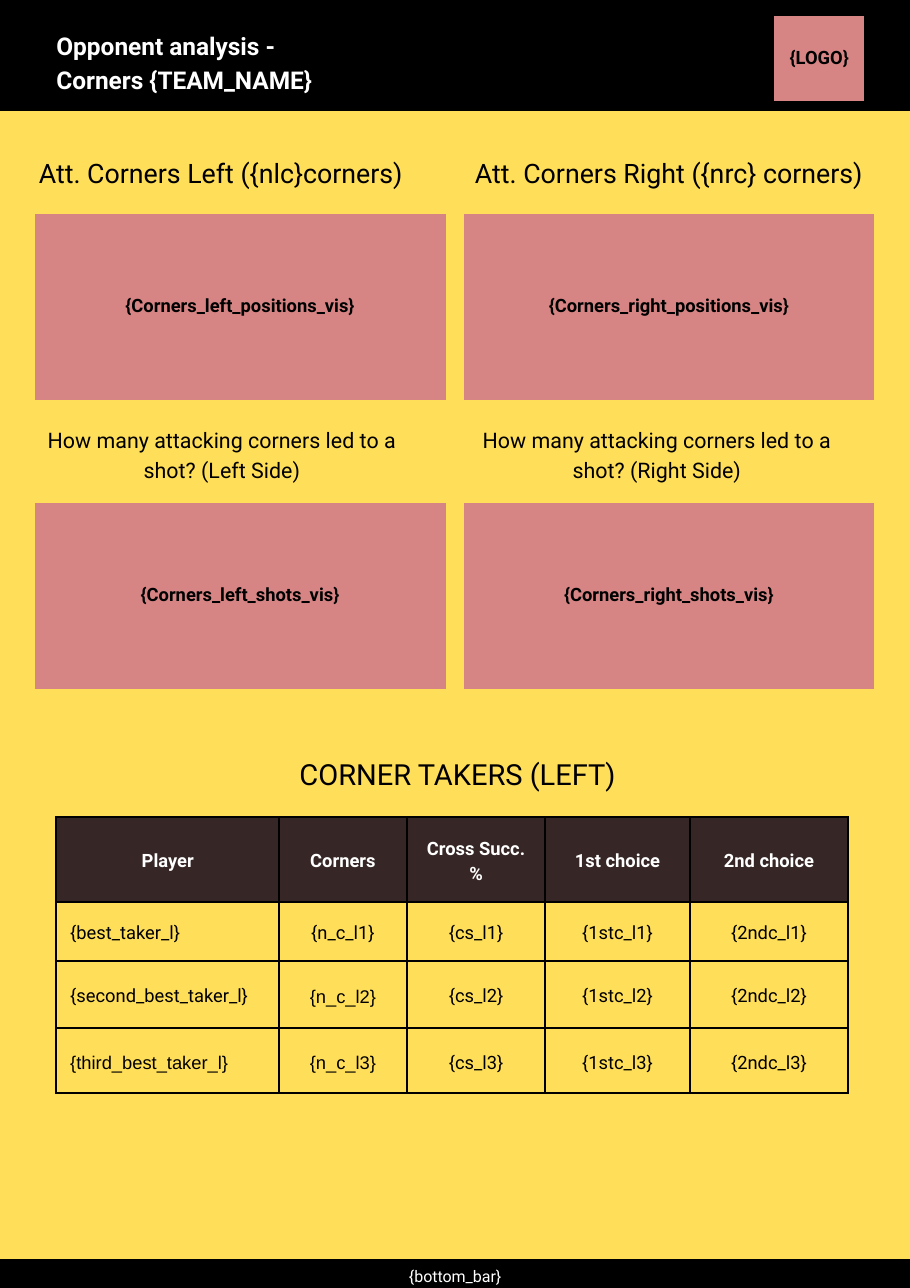
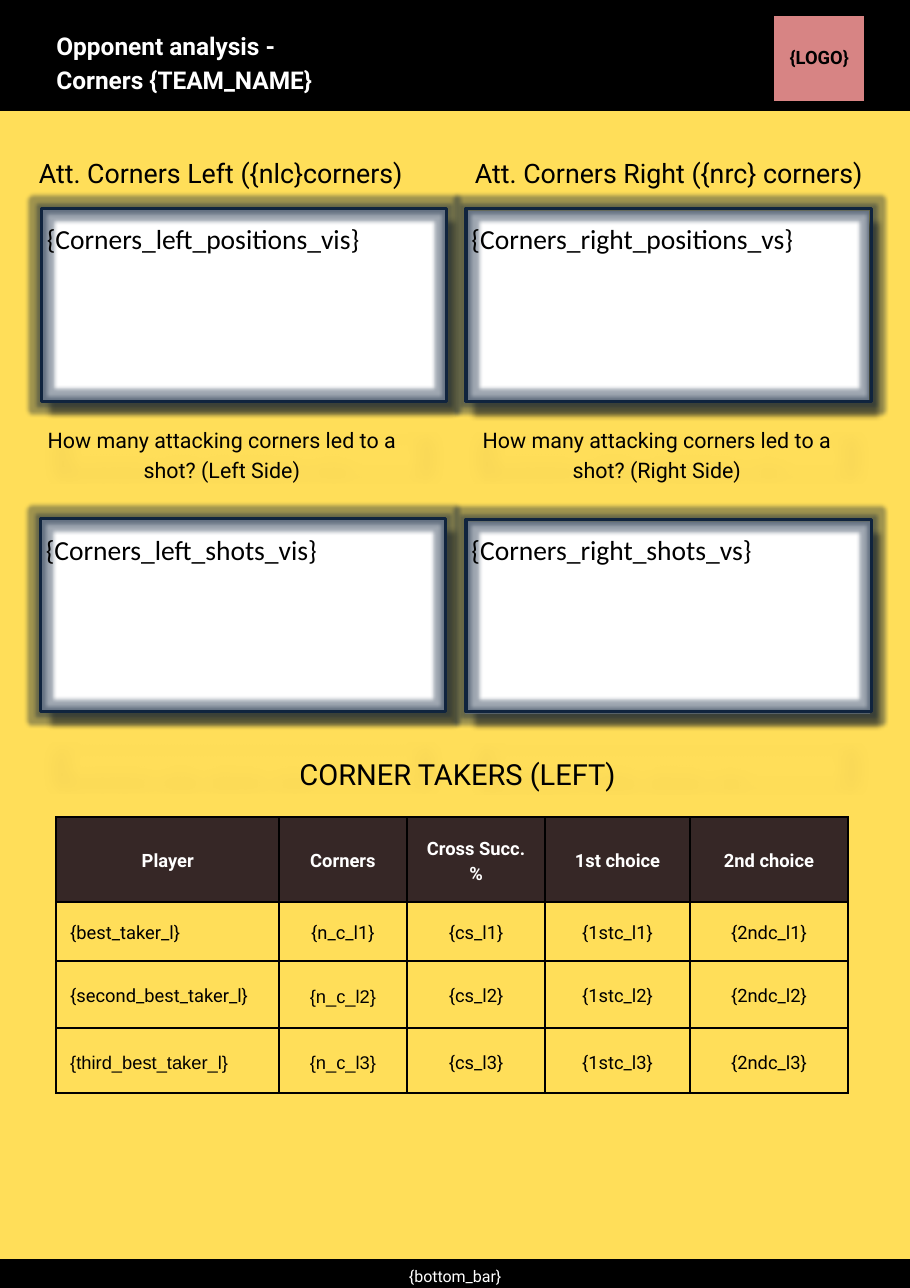
Before and after one commit to RoelandKramer/opp_analysis2, a slide deck: slide 1 of template_opp_analysis.pptx. Drawn at 910x1288 pixels with LibreOffice and Linux fonts; fonts in the diff are those of the drawing. Boxes give left, top, right and bottom in pixels: in the first picture for what was removed or moved away, otherwise in the second. Text is boxed around its words. In the diff, an @@ line names an element or a change of style, - is before the commit and + after.

```diff
--- a/template_opp_analysis.pptx
+++ b/template_opp_analysis.pptx
@@ rectangle "{Corners_left_positions_vis}" resized from (x1=125, y1=298, x2=354, y2=316) to (x1=41, y1=208, x2=446, y2=401) @@
@@ rectangle "{Corners_left_positions_vis}" at (x1=41, y1=208, x2=446, y2=401): size 12 to 18 pt, font Roboto to Calibri, letter outline none to #000000 0.75 pt, bold off; alignment centre to left; line spacing 16.8pt to 1; outline none to #0F243E 2 pt; shadow on @@
@@ rectangle added at (x1=41, y1=209, x2=445, y2=402), fill #FFFFFF @@
@@ rectangle "{Corners_right_positions_vs}" resized from (x1=549, y1=298, x2=789, y2=316) to (x1=466, y1=208, x2=871, y2=401) @@
@@ rectangle "{Corners_right_positions_vs}" at (x1=466, y1=208, x2=871, y2=401): outline none to #0F243E 2 pt; shadow on @@
@@ freeform shape removed at (x1=35, y1=214, x2=446, y2=400) @@
@@ freeform shape removed at (x1=464, y1=214, x2=875, y2=400) @@
@@ rectangle added at (x1=465, y1=210, x2=869, y2=403), fill #FFFFFF @@
@@ text in rectangle at (x1=471, y1=227, x2=792, y2=257): text changed; size 12 to 18 pt; font Roboto to Calibri; bold off @@
-{Corners_right_positions_vis}
+{Corners_right_positions_vs}
@@ freeform shape removed at (x1=35, y1=503, x2=446, y2=690) @@
@@ freeform shape removed at (x1=464, y1=503, x2=875, y2=690) @@
@@ rectangle "{Corners_left_shots_vis}" at (x1=41, y1=519, x2=446, y2=712): size 12 to 18 pt, font Roboto to Calibri, letter outline none to #000000 0.75 pt, bold off; alignment centre to left; line spacing 16.8pt to 1; outline none to #0F243E 2 pt; shadow on @@
@@ rectangle "{Corners_left_shots_vis}" resized from (x1=141, y1=587, x2=340, y2=604) to (x1=41, y1=519, x2=446, y2=712) @@
@@ rectangle added at (x1=41, y1=520, x2=445, y2=713), fill #FFFFFF @@
@@ rectangle added at (x1=465, y1=521, x2=869, y2=714), fill #FFFFFF @@
@@ rectangle "{Corners_right_shots_vs}" at (x1=466, y1=519, x2=871, y2=712): outline none to #0F243E 2 pt; shadow on @@
@@ rectangle "{Corners_right_shots_vs}" resized from (x1=564, y1=587, x2=774, y2=605) to (x1=466, y1=519, x2=871, y2=712) @@
@@ text in rectangle at (x1=471, y1=537, x2=751, y2=567): text changed; size 12 to 18 pt; font Roboto to Calibri; bold off @@
-{Corners_right_shots_vis}
+{Corners_right_shots_vs}
```
Also in this commit, not shown: 1 other slide changed.
